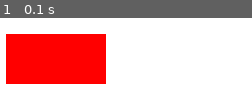
Above: before the commit, frame 1.
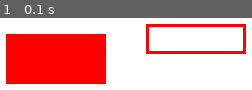
Above: after the commit, the same moment.

Repository: eda3/practice_pygame
Game: pygame game, started from draw_rect1.py
The game is run twice, just before and just after one commit, with the same random seed, the same clock (stepped at 60 frames per second) and the same inputs.
Inputs:
- Up to frame 1 (0.1 s): no input

The runs differ from the first frame. In frame 1, 4.1% of the frame differs, in the area x 57-98%, y 8-50%.

Commit message:
add: line wight 3 red rectangle

Diff:
--- a/draw_rect1.py
+++ b/draw_rect1.py
@@ -21,6 +21,9 @@
         # Red:Rectangle(fill)
         pygame.draw.rect(SURFACE, (255, 0, 0), (10, 20, 100, 50))
 
+        # Red:Rectangle(line weight 3)
+        pygame.draw.rect(SURFACE, (255, 0, 0), (150, 10, 100, 30), 3)
+
         pygame.display.update()
         FPSCLOCK.tick(3)
 
